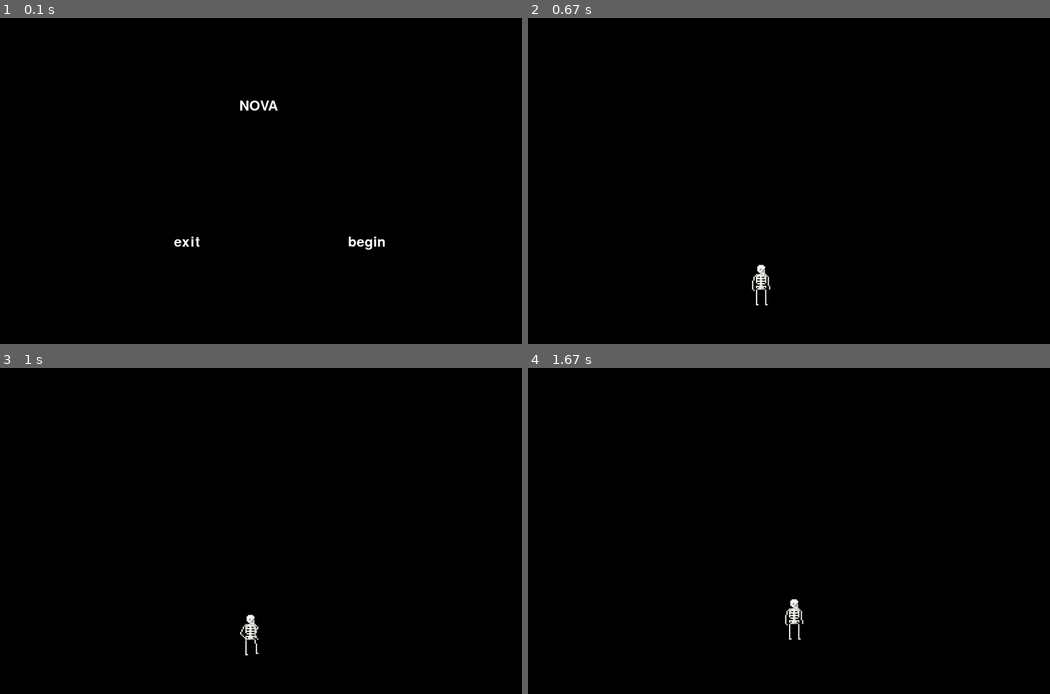
Above: before the commit, frames 1-4 (two rows, left to right).
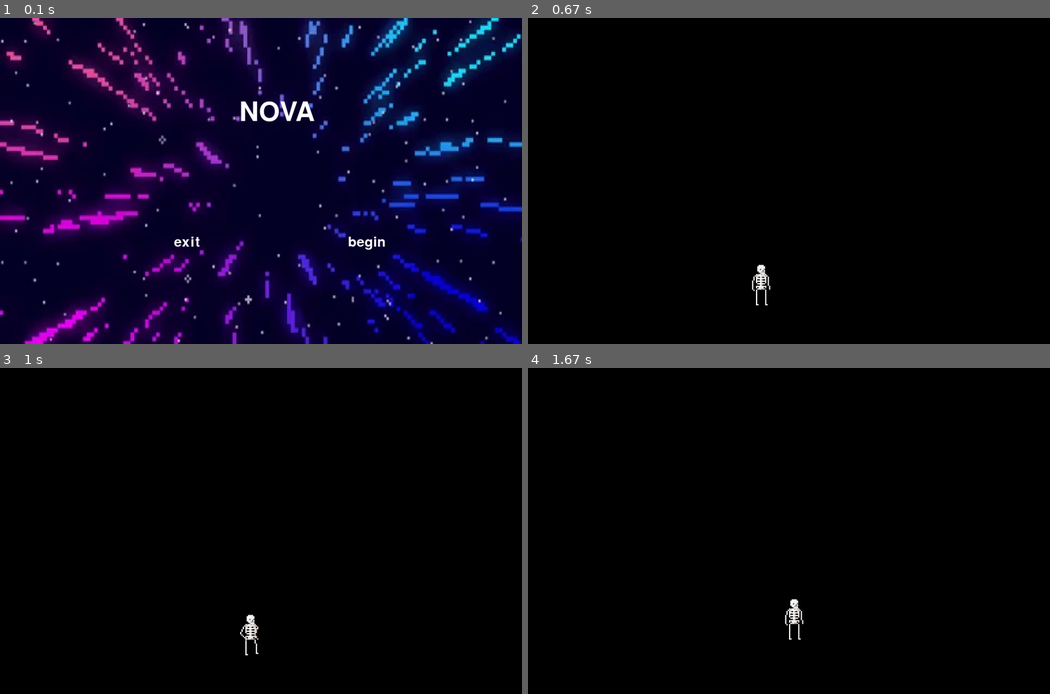
Above: after the commit, the same moments.

Repository: Leilaniriv/COMP323
Game: pygame game, started from COMP323/Project/start_screen.py
Two runs of this game, one before a commit and one after it. Both use one fixed random seed, a clock stepped at 60 frames per second and the inputs below.
Inputs (mouse positions are in pixels of both pictures, inside the frame that each line leads up to):
- Up to frame 1 (0.1 s): no input
- Up to frame 2 (0.67 s): click "begin" at 0.38 s
- Up to frame 3 (1 s): hold Right from 0.67 s (still down); move the mouse to (240, 544) at 0.7 s
- Up to frame 4 (1.67 s): release Right at 1.13 s; hold Up 1.17-1.47 s; hold Right from 1.5 s (still down)

The runs differ from the first frame. In frame 1, 100% of the frame differs, in the area x 0-100%, y 0-100%; in frame 2, nothing differs; in frame 3, nothing differs; in frame 4, nothing differs.

Commit message:
edited start screen

Diff:
--- a/COMP323/Project/start_screen.py
+++ b/COMP323/Project/start_screen.py
@@ -23,16 +23,21 @@
     def Start_screen(self):
 
         font = pygame.font.Font('freesansbold.ttf', 32)
+        fontTitle = pygame.font.Font('freesansbold.ttf', 62)
         exit = font.render('exit', True, white)
         begin = font.render('begin', True, white)
-        title = font.render("NOVA", True, white)
+        title = fontTitle.render("NOVA", True, white)
 
         exit_button = pygame.Rect(width/4 + 60, height/2 + 100, 150, 90)
         begin_button = pygame.Rect(width/2 + 170, height/2 + 100,150,90)
 
         running = True
         while running:
-            self.screen.fill(black)
+            bg_image = pygame.image.load('startscreen.png').convert_alpha()
+            bg_image = pygame.transform.scale(bg_image,(1200,750))
+            bg_rect = bg_image.get_rect()
+            self.screen.blit(bg_image, bg_rect)
+            #self.screen.fill(black)
             mouse = pygame.mouse.get_pos()
 
             for event in pygame.event.get():
Binary file added: startscreen.png
